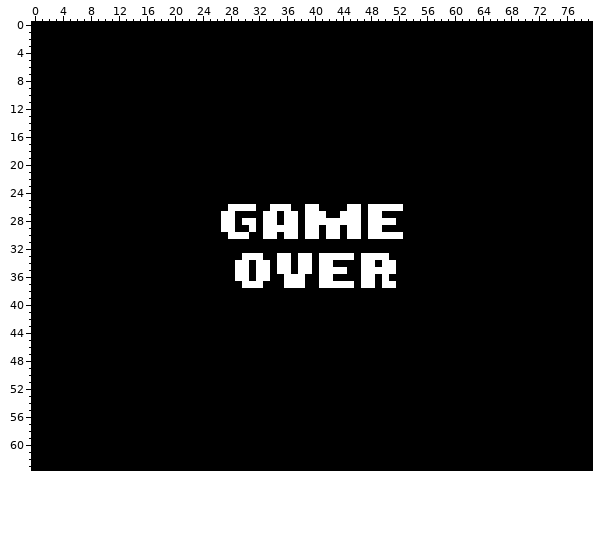
Pixel-art file, stored at gameover.aseprite. Above is the file before it was changed.
80x64 pixels, 1 frame.
New version:
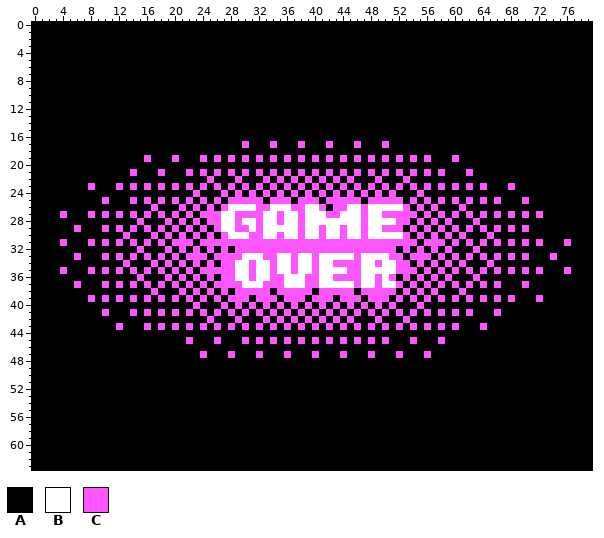
Palette (. is transparent): A #000000  B #ffffff  C #ff55ff
The edit:
layer "Layer 3" added
Changed rows in their new state; - is an unchanged pixel.
Layers "Layer 2", "Layer 3":
first column x 4:
17 --------------------------C---C---C---C---C---C--------------------------
19 ------------C---C---C-C-C-C-C-C-C-C-C-C-C-C-C-C-C-C-C---C----------------
21 ----------C---C---C-C-C-C-C-C-C-C-C-C-C-C-C-C-C-C-C-C-C---C--------------
22 ---------------------C---C---C-C-C-C-C-C-C---C---C-----------------------
23 ----C---C-C-C-C-C-C-C-C-C-C-C-C-C-C-C-C-C-C-C-C-C-C-C-C-C-C-C---C--------
24 -------------------C---C-C-C-C-C-C-C-C-C-C-C-C-C---C---------------------
25 ------C---C-C-C-C-C-C-C-CCCCC-CCC-CCC-CCCCC-CCCCC-C-C-C-C-C-C-C---C------
26 -------------C---C-C-C-C----CC---CC--C-CC--C-----C-C-C---C---------------
27 C---C-C-C-C-C-C-C-C-CCC--CCCC--C--C---CC---C--CCCCC-C-C-C-C-C-C-C-C-C----
28 -----------C---C-C-C-CC--C--C--C--C--------C----CC-C-C-C---C-------------
29 --C---C-C-C-C-C-C-C-C-C--CC-C-----C--C--C--C--CCC-C-C-C-C-C-C-C-C-C------
30 ---------C---C-C-C-C-C-C---CC--C--C--C--C--C-----C-C-C-C-C---C-----------
31 C---C-C-C-C-C-C-CCC-CCCCCCCCCCCCCCCCCCCCCCCCCCCCCCC-CCC-C-C-C-C-C-C-C---C
32 -----------C---C-C-C-C-C-CCCCCCCCCCCCCCCCCCCCCCC-C-C-C-C---C-------------
33 --C---C-C-C-C-C-C-CCC-CCCC---CC--C--C-----C----CC-CCC-C-C-C-C-C-C-C---C--
34 ---------C---C-C-C-C-C-CC--C--C--C--C--CCCC--C--CC-C-C-C-C---C-----------
35 C---C-C-C-C-C-C-C-C-CCCCC--C--C--C--C----CC-----CCC-C-C-C-C-C-C-C-C-C---C
36 -----------C---C-C-C-C-CC--C--CC---CC--CCCC--C-C-C-C-C-C---C-------------
37 --C---C-C-C-C-C-C-C-C-CCCC---CCC---CC-----C--C--C-C-C-C-C-C-C-C---C------
38 -------------C---C-C-C-C-CCCCC-CCCCC-CCCCC-CCCCC-C-C-C---C---------------
39 ----C-C-C-C-C-C-C-C-C-C-CCC-CCC-CCC-CCC-CCC-CCC-C-C-C-C-C-C-C-C-C---C----
40 -------------------C---C-C-C-C-C-C-C-C-C-C-C-C-C---C---------------------
41 ------C---C-C-C-C-C-C-C-C-C-C-C-C-C-C-C-C-C-C-C-C-C-C-C-C-C---C----------
42 ---------------------C---C---C-C-C-C-C-C-C---C---C-----------------------
43 --------C---C-C-C-C-C-C-C-C-C-C-C-C-C-C-C-C-C-C-C-C-C-C-C---C------------
45 ------------------C---C---C-C-C-C-C-C-C-C-C-C-C---C---C------------------
47 --------------------C---C---C---C---C---C---C---C---C--------------------
